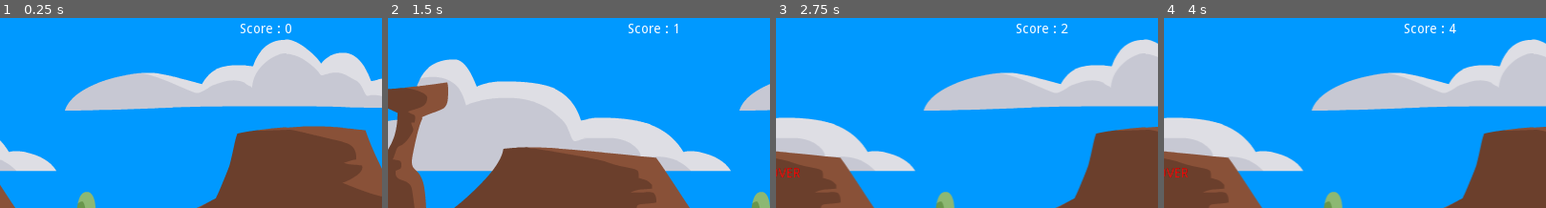
Above: before the commit, frames 1-4 (left to right).
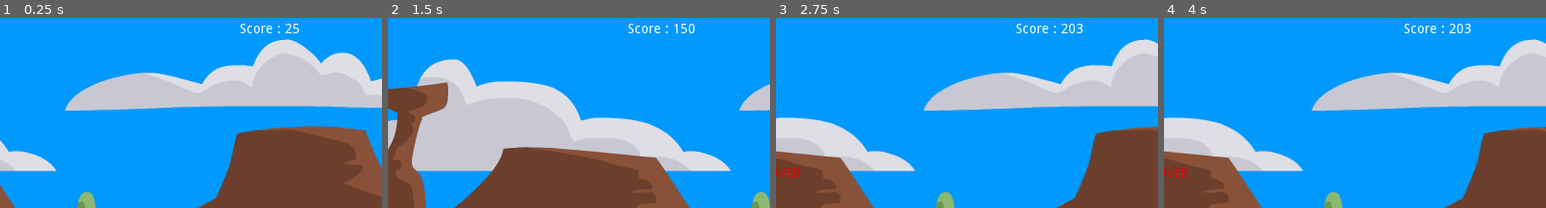
Above: after the commit, the same moments.

Repository: achmaddzaki/dinodron
Game: Godot game, scene res://Dinodron.tscn
Same seed, same stepped clock (60 frames per second), same inputs: the game is played once before the commit and once after it. The engine's default icon, where the game draws it, is replaced by a stand-in: a white triangle on a blue panel in a dark square.
Inputs:
- Up to frame 1 (0.25 s): no input
- Up to frame 2 (1.5 s): hold Up (ui_up) from 0.53 s (still down)
- Up to frame 3 (2.75 s): release Up (ui_up) at 2.03 s
- Up to frame 4 (4 s): tap Enter at 2.75 s; hold Up (ui_up) from 2.78 s (still down); tap Space at 3.5 s
The pictures show only the part of the screen within x 50-100%, y 0-50%; the shares and areas given below are measured in that part.

The runs differ from the first frame. In frame 1, 0.1% of the frame differs, in the area x 74-79%, y 3-9%; in frame 2, 0.1%; in frame 3, 0.1%; in frame 4, 0.2%, in the area x 74-81%, y 3-9%.

Commit message:
# Better Score calculation

Diff:
--- a/KinematicBody2D.gd
+++ b/KinematicBody2D.gd
@@ -5,7 +5,6 @@
 var currentposition = Vector2()
 
 func _physics_process(delta):
-
 	currentposition.y += gravity
 	if(is_on_floor()):
 		$AnimatedSprite.play("Run")
@@ -20,9 +19,11 @@
 	currentposition = move_and_slide(currentposition, Vector2.UP)
 	pass
 
+#Game Over
 func _on_Area2D_body_entered(body):
 	get_node("../LabelContainer").visible = true
 	get_node("..").set_process(false)
+	get_node("../RichTextLabel").set_process(false)
 	$AnimatedSprite.play("Dead")
 	$AnimatedSprite.rotate(-1)
 	set_physics_process(false)
--- a/RichTextLabel.gd
+++ b/RichTextLabel.gd
@@ -1,17 +1,8 @@
 extends RichTextLabel
-var time_start = 0
-var time_now = 0
-
-func _ready():
-    time_start = OS.get_unix_time()
-    set_process(true)
+var score = 0
 
 func _process(delta):
-	time_now = OS.get_unix_time()
-	var elapsed = time_now - time_start
-#	var minutes = elapsed / 60
-#	var seconds = elapsed % 60
-	var str_elapsed = "Score : %d" % [elapsed]
+	score += delta
+	var str_elapsed = "Score : %d" % [score * 100]
 	set_text(str_elapsed)
-
 	pass
